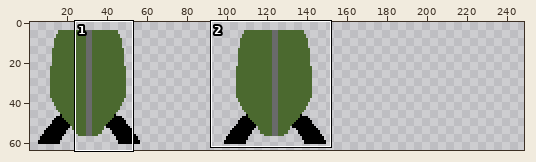
Two versions of one pixel-art file, Sprites/Grayson/tank.aseprite. The picture above shows the old version from afar; the outline marks the close-up.
Close-up. The starting point:
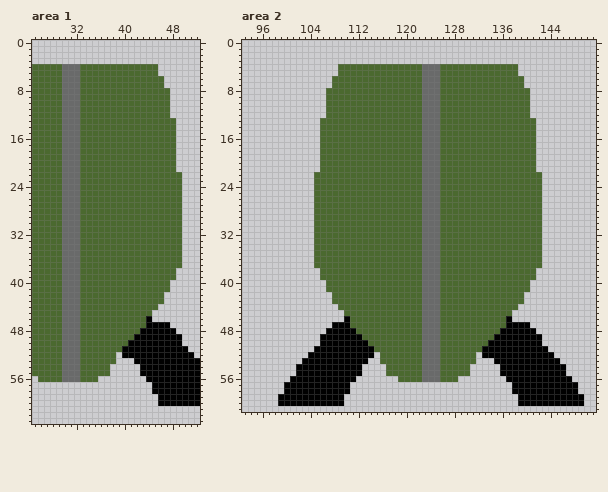
262x64 pixels, 1 frame. Shown: area 1: x 25..52, y 0..63; area 2: x 93..151, y 0..61. The wide view leaves out empty margins. The commit also changed other parts of the picture, which this record leaves out.
And afterwards:
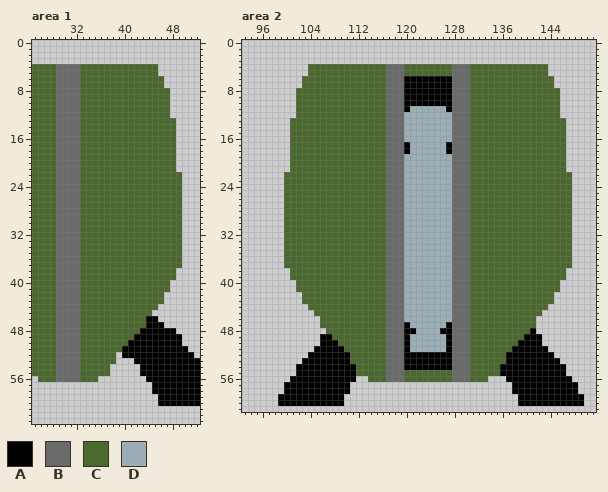
Palette (. is transparent): A #000000  B #696a6a  C #4b692f  D #9badb7
The edit:
Changed rows in their new state; - is an unchanged pixel.
Area 1:
first column x 29:
 4 B------------------
 5 B------------------
 6 B------------------
 7 B------------------
 8 B------------------
 9 B------------------
10 B------------------
11 B------------------
12 B------------------
13 B------------------
14 B------------------
15 B------------------
16 B------------------
17 B------------------
18 B------------------
19 B------------------
20 B------------------
21 B------------------
22 B------------------
23 B------------------
24 B------------------
25 B------------------
26 B------------------
27 B------------------
28 B------------------
29 B------------------
30 B------------------
31 B------------------
32 B------------------
33 B------------------
34 B------------------
35 B------------------
36 B------------------
37 B------------------
38 B------------------
39 B------------------
40 B------------------
41 B------------------
42 B------------------
43 B------------------
44 B------------------
45 B------------------
46 B---------------A--
47 B-----------------.
48 B------------------
49 B------------------
50 B------------------
51 B------------------
52 B------------------
53 B------------------
54 B------------------
55 B------------------
56 B------------------
Area 2:
first column x 100:
 4 ----CCCCC--------BBB---CCC--BBB--------CCCCC----
 5 ----CCCCC--------BBB---CCC--BBB--------CCCCC----
 6 ---CCCCC---------BBBAAAAAAAABBB---------CCCCC---
 7 ---CCCCC---------BBBAAAAAAAABBB---------CCCCC---
 8 --CCCCC----------BBBAAAAAAAABBB----------CCCCC--
 9 --CCCCC----------BBBAAAAAAAABBB----------CCCCC--
10 --CCCCC----------BBBAAAAAAAABBB----------CCCCC--
11 --CCCCC----------BBBADDDDDDABBB----------CCCCC--
12 --CCCCC----------BBBDDDDDDDDBBB----------CCCCC--
13 -CCCCC-----------BBBDDDDDDDDBBB-----------CCCCC-
14 -CCCCC-----------BBBDDDDDDDDBBB-----------CCCCC-
15 -CCCCC-----------BBBDDDDDDDDBBB-----------CCCCC-
16 -CCCCC-----------BBBDDDDDDDDBBB-----------CCCCC-
17 -CCCCC-----------BBBADDDDDDABBB-----------CCCCC-
18 -CCCCC-----------BBBADDDDDDABBB-----------CCCCC-
19 -CCCCC-----------BBBDDDDDDDDBBB-----------CCCCC-
20 -CCCCC-----------BBBDDDDDDDDBBB-----------CCCCC-
21 -CCCCC-----------BBBDDDDDDDDBBB-----------CCCCC-
22 CCCCC------------BBBDDDDDDDDBBB------------CCCCC
23 CCCCC------------BBBDDDDDDDDBBB------------CCCCC
24 CCCCC------------BBBDDDDDDDDBBB------------CCCCC
25 CCCCC------------BBBDDDDDDDDBBB------------CCCCC
26 CCCCC------------BBBDDDDDDDDBBB------------CCCCC
27 CCCCC------------BBBDDDDDDDDBBB------------CCCCC
28 CCCCC------------BBBDDDDDDDDBBB------------CCCCC
29 CCCCC------------BBBDDDDDDDDBBB------------CCCCC
30 CCCCC------------BBBDDDDDDDDBBB------------CCCCC
31 CCCCC------------BBBDDDDDDDDBBB------------CCCCC
32 CCCCC------------BBBDDDDDDDDBBB------------CCCCC
33 CCCCC------------BBBDDDDDDDDBBB------------CCCCC
34 CCCCC------------BBBDDDDDDDDBBB------------CCCCC
35 CCCCC------------BBBDDDDDDDDBBB------------CCCCC
36 CCCCC------------BBBDDDDDDDDBBB------------CCCCC
37 CCCCC------------BBBDDDDDDDDBBB------------CCCCC
38 -CCCCC-----------BBBDDDDDDDDBBB-----------CCCCC-
39 -CCCCC-----------BBBDDDDDDDDBBB-----------CCCCC-
40 --CCCCC----------BBBDDDDDDDDBBB----------CCCCC--
41 --CCCCC----------BBBDDDDDDDDBBB----------CCCCC--
42 ---CCCCC---------BBBDDDDDDDDBBB---------CCCCC---
43 ---CCCCC---------BBBDDDDDDDDBBB---------CCCCC---
44 ----CCCCC--------BBBDDDDDDDDBBB--------CCCCC----
45 -----CCCCC-------BBBDDDDDDDDBBB-------CCCCC-----
46 ------CCCCC------BBBDDDDDDDDBBB------CCCCC------
47 ------CCCCC------BBBADDDDDDABBB------CCCCC------
48 -------CCCCC-----BBBAADDDDAABBB-----CCCCC-------
49 --------CCCCC----BBBADDDDDDABBB----CCCCC--------
50 ---------CCCCC---BBBADDDDDDABBB---CCCCC---------
51 ----------CCCCC--BBBADDDDDDABBB--CCCCC----------
52 -----------CCCCC-BBBAAAAAAAABBB-CCCCC-----------
53 -----------CCCCC-BBBAAAAAAAABBB-CCCCC-----------
54 ------------CCCCCBBBAAAAAAAABBBCCCCC------------
55 ------------CCCCCBBB---CCC--BBBCCCCC------------
56 --------------CCCBBB---CCC--BBBCCC--------------
Boxes around the changes in both close-ups, in picture pixels (x1, y1, x2, y2):
changed: (56, 64, 62, 382)
changed: (152, 316, 170, 328)
changed: (284, 64, 572, 382)
